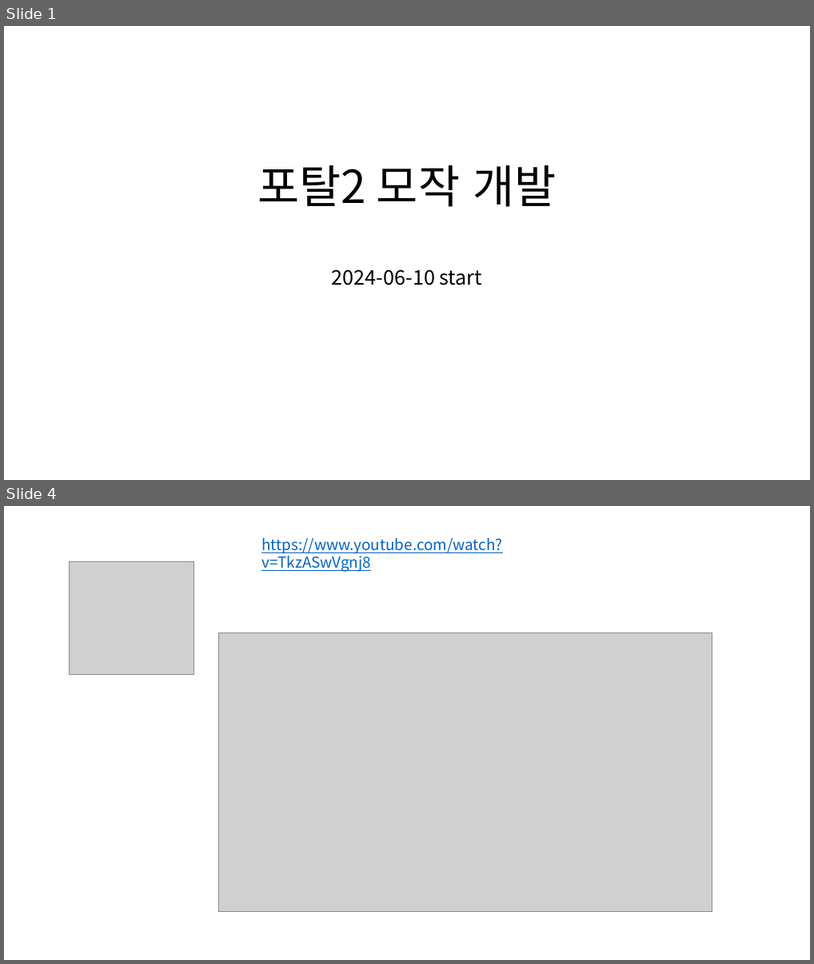
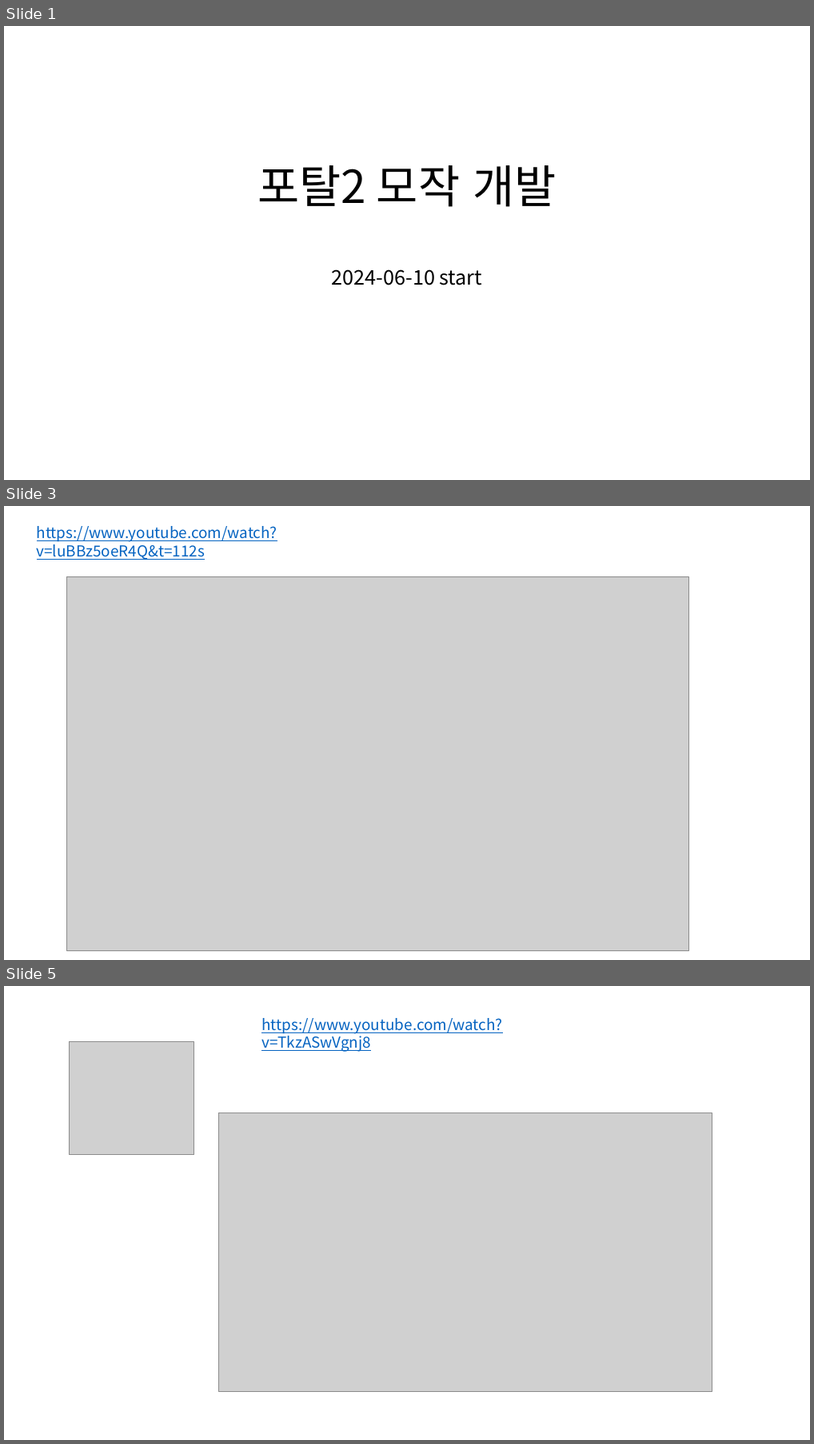
Before and after one commit to tlsrlwo/PROJECT-UST, a slide deck: Assets/PROJECT UST/Anothers/ppt.pptx. Shown one above the other, each under a label of ours: slides 1 and 4 before the commit, slides 1, 3 and 5 after it; the slides between them are not shown. The pictures are 814x964 and 814x1444 pixels, drawn with LibreOffice and Linux fonts; fonts in the diff are those of the drawing; grey boxes stand for pictures. Boxes give left, top, right and bottom in pixels: in the first picture for what was removed or moved away, otherwise in the second. Text is boxed around its words. In the diff, an @@ line names an element or a change of style, - is before the commit and + after.

```diff
--- a/Assets/PROJECT UST/Anothers/ppt.pptx
+++ b/Assets/PROJECT UST/Anothers/ppt.pptx
@@ slide 3 added at [4, 506, 810, 960], background #FFFFFF @@
@@ text added at [37, 526, 278, 560], 18 pt, text #0563C1, underline @@
+https://www.youtube.com/watch?v=luBBz5oeR4Q&t=112s
@@ picture added at [66, 576, 689, 950] @@
@@ what was slide 4 is now slide 5 @@
```
Also in this commit, not shown: 2 slides changed, 1 other slide added.
